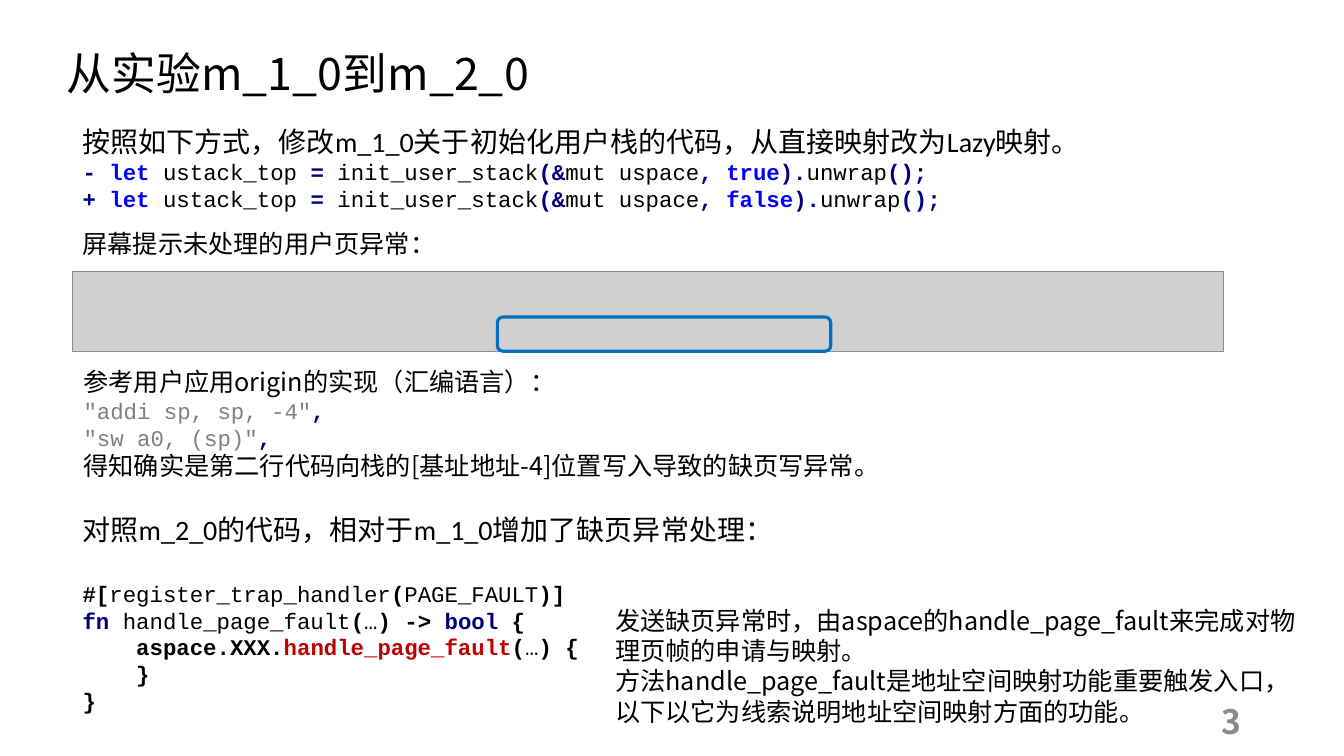
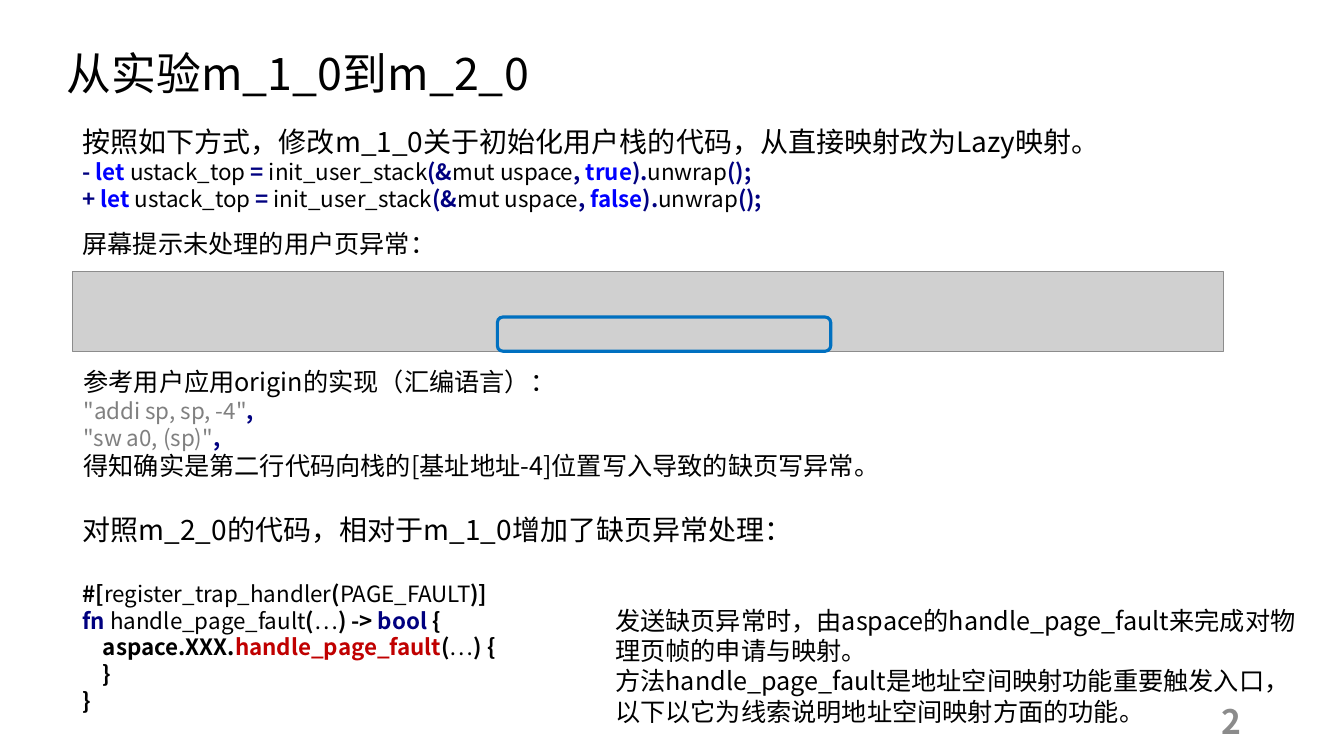
Before and after one commit to LearningOS/2025s-arceos-Vinci-hit, a slide deck: slide 2 of course/stage3-5_6.pptx (slide 3 before the commit). Drawn at 1344x756 pixels with LibreOffice and Linux fonts; fonts in the diff are those of the drawing; grey boxes stand for pictures. Boxes give left, top, right and bottom in pixels: in the first picture for what was removed or moved away, otherwise in the second. Text is boxed around its words. In the diff, an @@ line names an element or a change of style, - is before the commit and + after.

```diff
--- a/course/stage3-5_6.pptx
+++ b/course/stage3-5_6.pptx
@@ text "按照如下方式，修改m_1_0关于初始化用户栈的代码，从直接映射改为Lazy映射。" at bbox=[83, 128, 1100, 212]: font Calibri to Noto Sans CJK SC in "按照如下方式，修改m_1_0关于初始化用户栈的代码，从直接映射改为Lazy映射。"; font Courier New to Noto Sans CJK SC in "- let ustack_top = init_user_stack(&mut uspace, true).unwrap ...", "+ let ustack_top = init_user_stack(&mut uspace, false).unwra ..." @@
@@ text at bbox=[84, 401, 254, 451]: font Courier New to Noto Sans CJK SC in ""addi sp, sp, -4",", ""sw a0, (sp)"," @@
@@ text "对照m_2_0的代码，相对于m_1_0增加了缺页异常处理：" at bbox=[83, 516, 793, 661]: font Calibri to Noto Sans CJK SC in "对照m_2_0的代码，相对于m_1_0增加了缺页异常处理："; font Courier New to Noto Sans CJK SC in "#[register_trap_handler(PAGE_FAULT)]", "fn handle_page_fault(…) -> bool {", "aspace.XXX.handle_page_fault(…) {", "}" and 1 more places @@
@@ page number at bbox=[1222, 709, 1242, 734]: text changed @@
-3
+2
```
Also in this commit, not shown: 3 other slides changed, 1 slide removed, 4 other files.
